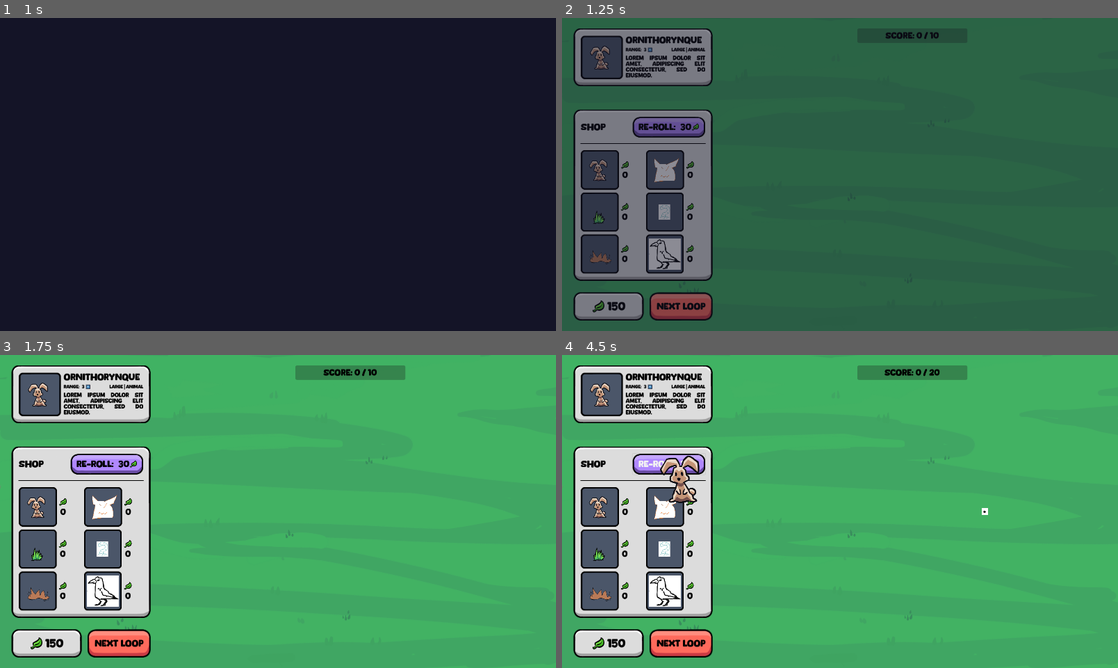
Above: before the commit, frames 1-4 (two rows, left to right).
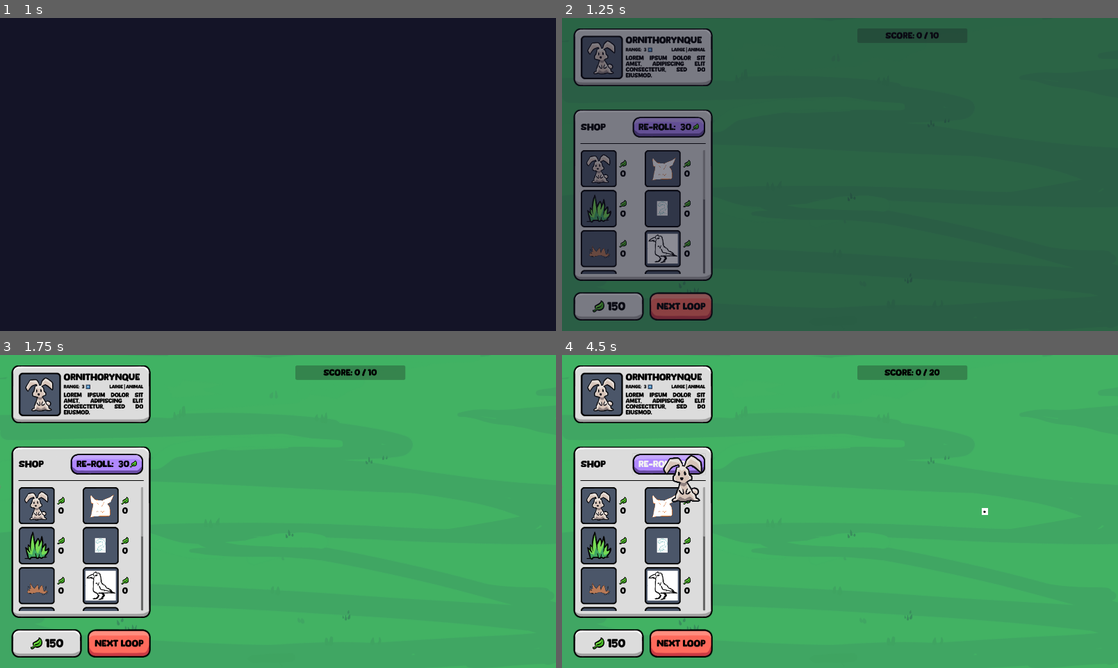
Above: after the commit, the same moments.

Repository: elliotfontaine/gmtk-2025-submission
Game: Godot game, scene res://scenes/main_menu.tscn
Same seed, same stepped clock (60 frames per second), same inputs: the game is played once before the commit and once after it. The engine's default icon, where the game draws it, is replaced by a stand-in: a white triangle on a blue panel in a dark square.
Inputs (mouse positions are in pixels of both pictures, inside the frame that each line leads up to):
- Up to frame 1 (1 s): click "play." at 0.5 s
- Up to frame 2 (1.25 s): no input
- Up to frame 3 (1.75 s): click "Next Loop" at 1.25 s
- Up to frame 4 (4.5 s): click "Next Loop" at 2 s; click "RE-ROLL: 30" at 2.75 s; click (612, 508) at 3.52 s; click "RE-ROLL: 30" at 4.25 s

Frame 1 is identical in both runs. In frame 2, 3.3% of the frame differs, in the area x 3-26%, y 7-82%; in frame 3, 3.7%; in frame 4, 4.2%.

Commit message:
textures + small shop panel refactor

Diff:
--- a/resources/species/ant.tres
+++ b/resources/species/ant.tres
@@ -1,7 +1,7 @@
 [gd_resource type="Resource" script_class="SpeciesResource" load_steps=3 format=3 uid="uid://d0hhti0mdarbe"]
 
 [ext_resource type="Script" uid="uid://mow41h46xu2s" path="res://resources/_base_classes/species_resource.gd" id="1_icjov"]
-[ext_resource type="Texture2D" uid="uid://bps01wgl8tq26" path="res://assets/godot.svg" id="2_27f8m"]
+[ext_resource type="Texture2D" uid="uid://bjlx7d8rrr006" path="res://assets/sprites/creatures/ant.png" id="2_27f8m"]
 
 [resource]
 script = ExtResource("1_icjov")
--- a/scenes/ui/shop_panel.gd
+++ b/scenes/ui/shop_panel.gd
@@ -5,7 +5,7 @@
 ## Creative for the shop means you can add any registered creature for free
 @export var creative: bool = true
 ## Should the creature count stop at the 6 first instead of all registered
-@export var stop_at_six: bool = true
+@export var stop_at_six: bool = false
 
 @onready var grid_container := %GridContainer
 @onready var sfx_click: AudioStreamPlayer = %SFX_Click
@@ -16,6 +16,8 @@
 	clear_items()
 	if creative:
 		populate_creative_shop()
+	#for id in [Constants.SPECIES.BUNNY,Constants.SPECIES.ANT,Constants.SPECIES.GRASS,Constants.SPECIES.ANT,Constants.SPECIES.BUNNY,Constants.SPECIES.GRASS]:
+		#create_new_shop_item(id)
 
 func _on_item_hovered(item) -> void:
 	# TODO: show "- Price" after currency count
@@ -49,11 +51,14 @@
 			break
 		if id == Constants.SPECIES.NONE:
 			continue
-		var species: SpeciesResource = Constants.get_species_by_id(id)
-		var new_item: Control = ITEM_SCENE.instantiate()
-		new_item.species = species
-		new_item.price = 0
-		add_shop_item(new_item)
-		new_item.mouse_entered.connect(_on_item_hovered.bind(new_item))
-		new_item.mouse_exited.connect(_on_item_exited.bind(new_item))
-		new_item.pressed.connect(_on_item_pressed.bind(new_item))
+		create_new_shop_item(id)
+
+func create_new_shop_item(id:int) -> void:
+	var species: SpeciesResource = Constants.get_species_by_id(id)
+	var new_item: Control = ITEM_SCENE.instantiate()
+	new_item.species = species
+	new_item.price = 0
+	add_shop_item(new_item)
+	new_item.mouse_entered.connect(_on_item_hovered.bind(new_item))
+	new_item.mouse_exited.connect(_on_item_exited.bind(new_item))
+	new_item.pressed.connect(_on_item_pressed.bind(new_item))
Binary file changed: assets/sprites/creatures/ant.png
Binary file changed: assets/sprites/creatures/bunny.png
Binary file changed: assets/sprites/creatures/grass.png
